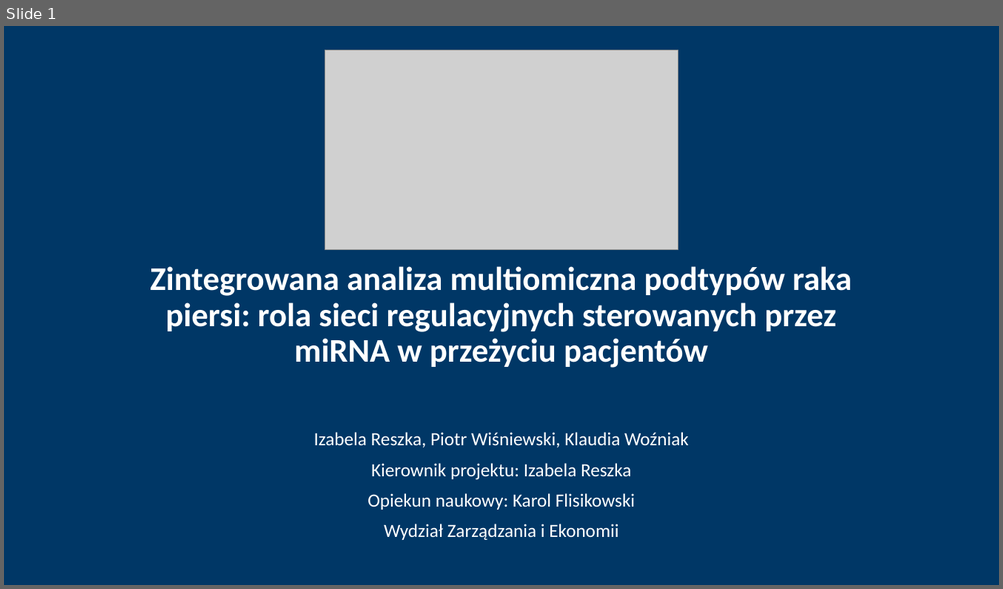
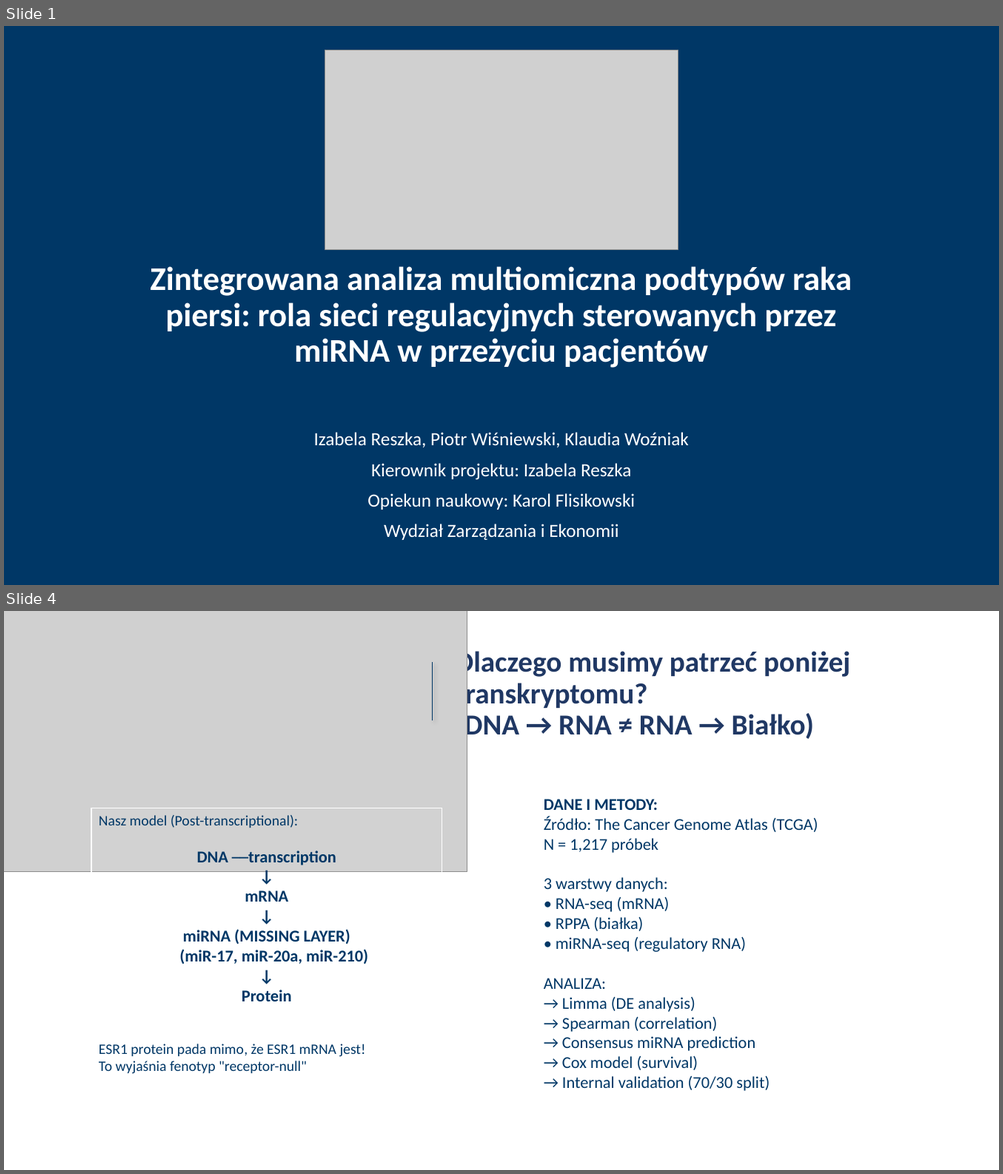
Before and after one commit to iZabela0001/Projekt_badawczy, a slide deck: pisanie_artykulu+prezentacja/Prezentacja.pptx. Shown one above the other, each under a label of ours: slide 1 before the commit, slides 1 and 4 after it; the slides between them are not shown. The pictures are 1003x589 and 1003x1174 pixels, drawn with LibreOffice and Linux fonts; fonts in the diff are those of the drawing; grey boxes stand for pictures. Boxes give left, top, right and bottom in pixels: in the first picture for what was removed or moved away, otherwise in the second. Text is boxed around its words. In the diff, an @@ line names an element or a change of style, - is before the commit and + after.

```diff
--- a/pisanie_artykulu+prezentacja/Prezentacja.pptx
+++ b/pisanie_artykulu+prezentacja/Prezentacja.pptx
@@ slide 4 added at (4, 611, 999, 1170), background #FFFFFF @@
@@ picture added at (4, 611, 467, 872) @@
@@ title added at (455, 648, 850, 742), 28 pt, text #203864, bold @@
+Dlaczego musimy patrzeć poniżej transkryptomu?
+(DNA → RNA ≠ RNA → Białko)
@@ line added from (432, 663) to (432, 721), #003766 0.5 pt @@
@@ rectangle added at (536, 778, 872, 1108), fill #FFFFFF at 6% opacity, outline #FFFFFF 1 pt, 16 pt, text #003766 @@
+DANE I METODY:
+Źródło: The Cancer Genome Atlas (TCGA)
+N = 1,217 próbek
+3 warstwy danych:
+• RNA-seq (mRNA)
+• RPPA (białka)
+• miRNA-seq (regulatory RNA)
+ANALIZA:
+→ Limma (DE analysis)
+→ Spearman (correlation)
+→ Consensus miRNA prediction
+→ Cox model (survival)
+→ Internal validation (70/30 split)
@@ rectangle added at (91, 808, 442, 1077), fill #FFFFFF at 6% opacity, outline #FFFFFF 1 pt, 14 pt, text #003766 @@
+Nasz model (Post-transcriptional):
+DNA ──transcription
+↓
+mRNA
+↓
+miRNA (MISSING LAYER)
+(miR-17, miR-20a, miR-210)
+↓
+Protein
+ESR1 protein pada mimo, że ESR1 mRNA jest!
+To wyjaśnia fenotyp "receptor-null"
```
Also in this commit, not shown: 6 slides changed, 6 other slides added.
